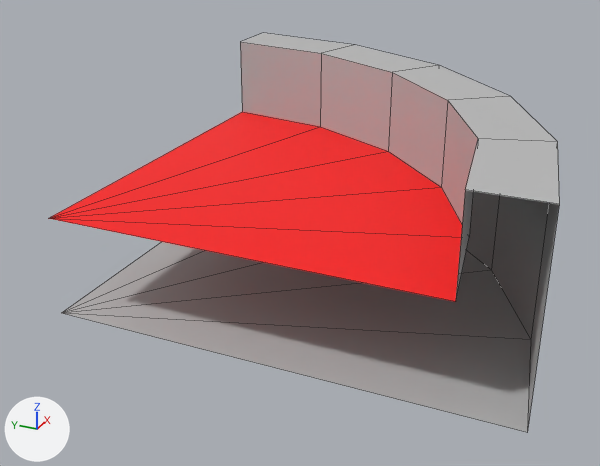
The FBX model SpelMotor/IronWrought/Bin/Assets/3D/Environment/EN_P_L2DamCorner_01_19G4_01_19/EN_P_L2DamCorner_01_19G4_01_19.fbx, before and after one commit.
One viewpoint serves both versions: a 50 mm camera at (-2.38, -2.18, 1.77) aimed at (0.77, -0.76, 0.2). The axes (+X, +Y, +Z) are drawn at lower left. The lights are the same throughout. Mesh edges are drawn as thin lines. Where no turn or scale is listed for an object, it has been applied to the vertices.

Objects in the first picture: 'EN_P_L2DamCorner_01_19G4_01_19'.
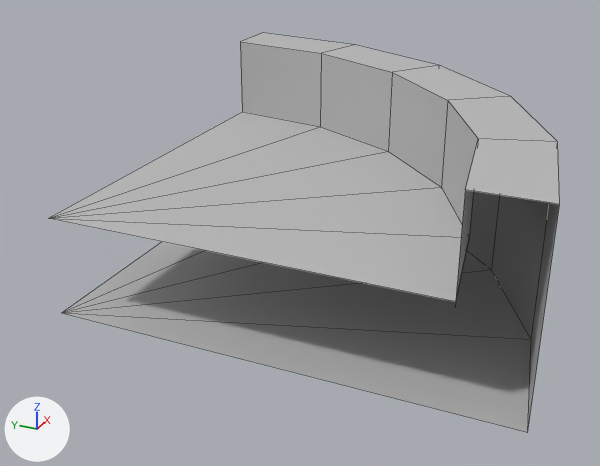
Commit message: Pond +pond corner

Pixel boxes [x1, y1, x2, y2] of what changed, in the pictures (600 x 466 px; the box of a moved part takes in the faces that stretch with it):
part 1 of me_mesh, moved or reshaped
    before: [240, 42, 478, 297]
    after: [240, 42, 478, 305]
part 2 of me_mesh, recoloured (red to grey)
    both: [49, 112, 462, 302]

The change in detail:
me_mesh is used by ob_en_p_l2damcorner_01_19g4_01_19; location (0.0, 0.0, 0.003).
me_mesh had 26 vertices, 25 faces and spanned x 0.0..1.95, y -1.95..0.0, z 0.0..0.83.
me_mesh now has 32 vertices, 25 faces and spans x 0.0..1.95, y -1.95..0.0, z 0.0..0.83.
Part 1, on me_mesh:
5 faces are deleted.
6 new vertices lie (0.0, 0.0, -0.41) away from vertices in x 0.0..1.66, y -1.66..0.0, z 0.83.
5 new faces join them.
me_mesh part 2: 5 faces spanning x 0.0..1.66, y -1.66..0.0, z 0.44 switch from mat_blood (red #ff0000) to mat_lambert1 (grey #bcbcbc).
